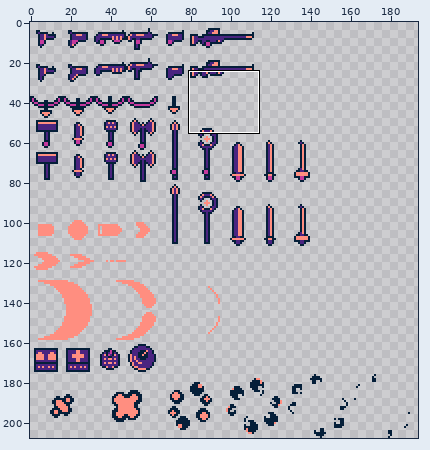
Two states of a sprite sheet, assets/textures/spritesheets/weapons.png. Above: a wide view before the commit, with the close-up outlined.
Close-up. Before the edit:
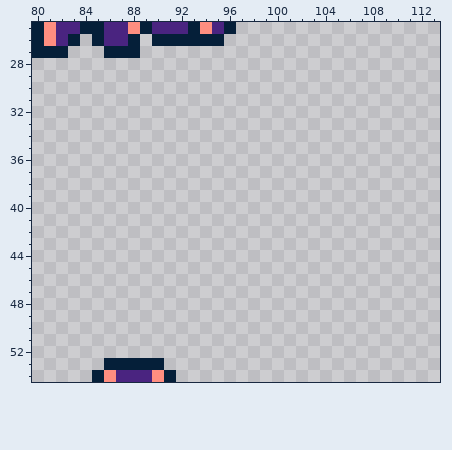
The file is 256x208 pixels. Shown: x 80..113, y 25..54. The wide view leaves out empty margins.
New version:
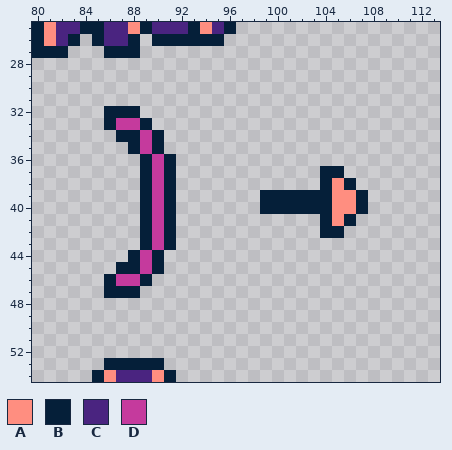
Palette (. is transparent): A #ff8e80  B #051f39  C #4a2480  D #c53a9d
Diff:
y 32: x 86..88 ... -> BBB
y 33: x 86..89 .... -> BDDB
y 34: x 87..90 .... -> BBDB
y 35: x 88..90 ... -> BDB
y 36: x 89..91 ... -> BDB
y 37: x 89..91 ... -> BDB; x 104..105 .. -> BB
y 38: x 89..91 ... -> BDB; x 104..106 ... -> BAB
y 39..40: x 89..91 ... -> BDB; x 99..107 ......... -> BBBBBBAAB
y 41: x 89..91 ... -> BDB; x 104..106 ... -> BAB
y 42: x 89..91 ... -> BDB; x 104..105 .. -> BB
y 43: x 89..91 ... -> BDB
y 44: x 88..90 ... -> BDB
y 45: x 87..90 .... -> BBDB
y 46: x 86..89 .... -> BDDB
y 47: x 86..88 ... -> BBB
Pixel boxes of the changes (left, top, right, bottom) in both close-ups:
added: (104, 106, 176, 298)
added: (260, 166, 368, 238)
